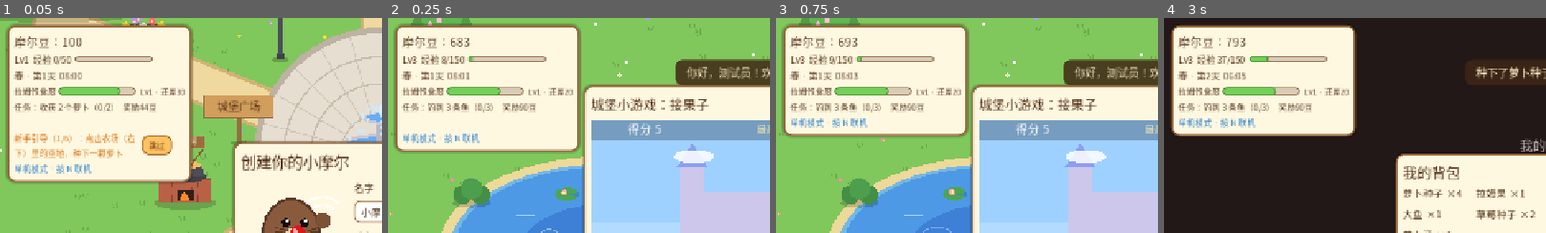
Above: before the commit, frames 1-4 (left to right).
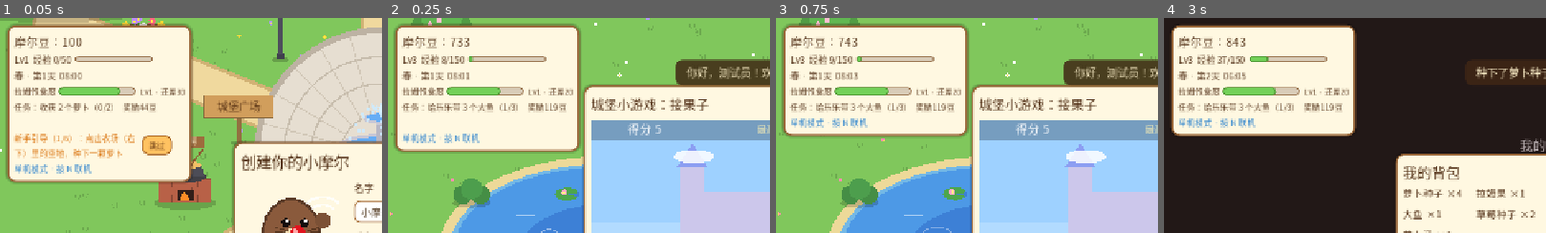
Above: after the commit, the same moments.

Repository: wangchaozhi/mole-town
Game: Godot game, scene res://tests/smoke_test.tscn
Two runs of this game, one before a commit and one after it. Both use one fixed random seed, a clock stepped at 60 frames per second and the inputs below. This scene is started directly instead of the project's main scene.
Inputs (mouse positions are % of the whole screen's width and height, from its top left):
- Up to frame 1 (0.05 s): no input
- Up to frame 2 (0.25 s): no input
- Up to frame 3 (0.75 s): click (10, 94) at 0.52 s; type "12" at 0.6 s
- Up to frame 4 (3 s): tap Enter at 1.25, 1.35 s; move the mouse to (90, 18) at 1.27 s; hold D 1.28-2.03 s; click (90, 18) at 1.42 s; tap Space at 1.52, 1.82, 2.27, 2.57 s; move the mouse to (30, 55) at 2.02 s; hold S 2.03-2.78 s; tap Keypad Enter at 2.1 s; move the mouse to (60, 28) at 2.77 s; hold D from 2.78 s (still down); tap B at 2.85 s
The pictures show only the part of the screen within x 0-50%, y 0-50%; the shares and areas given below are measured in that part.

Frame 1 is identical in both runs. In frame 2, 0.9% of the frame differs, in the area x 10-47%, y 9-44%; in frame 3, 1.0%; in frame 4, 1.0%.

Commit message:
新增做菜任务和送货任务
- 乐乐的任务新增两种：做菜（做 N 份某道菜，只会出现食材已解锁的菜）、送货（带 N 个作物或鱼给她，领奖时交出）
- 任务分布：收获 40%、钓鱼 20%、做菜 20%、送货 20%
- 送货任务进度直接看背包，背包变化时状态栏跟着刷新
- 冒烟测试加入送货任务检查

Co-Authored-By: Claude Opus 5.5 <noreply@anthropic.com>

Diff:
--- a/scripts/game_state.gd
+++ b/scripts/game_state.gd
@@ -208,33 +208,66 @@
 # ---------- 任务 ----------
 
 func new_quest() -> void:
-	if randf() < 0.65:
+	var r := randf()
+	if r < 0.4:
 		var keys: Array = CROPS.keys().filter(func(c): return is_unlocked(c))
 		var pool := mini(keys.size(), 2 + quests_done / 2)
 		var crop: String = keys[randi() % pool]
 		var need := 2 + randi() % 3
 		quest = {"kind": "harvest", "item": crop, "need": need, "have": 0,
 			"reward": int(CROPS[crop]["sell"]) * need + 20}
-	else:
+	elif r < 0.6:
 		var need := 2 + randi() % 2
 		quest = {"kind": "fish", "item": "any", "need": need, "have": 0, "reward": 30 * need}
+	elif r < 0.8:
+		# 做菜任务：只出现在食材已经解锁的菜里
+		var dishes: Array = DISHES.keys().filter(func(d): return _dish_unlocked(d))
+		var dish: String = dishes.pick_random()
+		var need := 1 + randi() % 2
+		quest = {"kind": "cook", "item": dish, "need": need, "have": 0, "reward": int(DISHES[dish]["sell"]) * need + 30}
+	else:
+		# 送货任务：把作物或鱼交给乐乐（领奖时扣掉）
+		var items: Array = CROPS.keys().filter(func(c): return is_unlocked(c)) + ["small_fish", "big_fish"]
+		var item: String = items.pick_random()
+		var need := 2 + randi() % 3
+		quest = {"kind": "deliver", "item": item, "need": need, "have": 0, "reward": roundi(sell_price(item) * need * 1.5) + 20}
 	quest_changed.emit()
 
 
 func quest_done() -> bool:
-	return not quest.is_empty() and int(quest["have"]) >= int(quest["need"])
+	return not quest.is_empty() and quest_have() >= int(quest["need"])
+
+
+## 送货任务直接看背包里有多少，其它任务看累计进度
+func quest_have() -> int:
+	if quest.get("kind", "") == "deliver":
+		return mini(count(str(quest["item"])), int(quest["need"]))
+	return int(quest.get("have", 0))
+
+
+func _dish_unlocked(d: String) -> bool:
+	for k in DISHES[d]["needs"]:
+		if CROPS.has(k) and not is_unlocked(k):
+			return false
+	return true
 
 
 func quest_text() -> String:
 	if quest.is_empty():
 		return "暂无任务"
 	var need := int(quest["need"])
-	var have := int(quest["have"])
+	var have := quest_have()
 	var desc := ""
-	if quest["kind"] == "fish":
-		desc = "钓到 %d 条鱼" % need
-	else:
-		desc = "收获 %d 个%s" % [need, item_name(str(quest["item"]))]
+	var it := item_name(str(quest["item"]))
+	match quest["kind"]:
+		"fish":
+			desc = "钓到 %d 条鱼" % need
+		"cook":
+			desc = "做 %d 份%s" % [need, it]
+		"deliver":
+			desc = "给乐乐带 %d 个%s" % [need, it]
+		_:
+			desc = "收获 %d 个%s" % [need, it]
 	var status := "（完成啦！去找乐乐领奖）" if have >= need else "（%d/%d）" % [have, need]
 	return "%s%s  奖励%d豆" % [desc, status, int(quest["reward"])]
 
@@ -251,6 +284,8 @@
 
 func claim_quest() -> int:
 	var reward := int(quest["reward"])
+	if quest.get("kind", "") == "deliver":
+		remove_item(str(quest["item"]), int(quest["need"]))
 	add_beans(reward)
 	quests_done += 1
 	add_exp(15)
@@ -951,6 +986,7 @@
 		remove_item(k, int(needs[k]))
 	add_item(dish)
 	record("cook", dish)
+	report("cook", dish)
 	add_exp(int(DISHES[dish]["exp"]))
 	return true
 
--- a/scripts/ui.gd
+++ b/scripts/ui.gd
@@ -612,6 +612,7 @@
 
 func _on_inventory_changed() -> void:
 	_refresh_seeds()
+	_refresh_hud()  # 送货任务的进度跟着背包变
 	if bag_panel.visible:
 		_refresh_bag()
 
--- a/tests/smoke_test.gd
+++ b/tests/smoke_test.gd
@@ -143,6 +143,15 @@
 	var r := GameState.claim_quest()
 	check(GameState.beans >= b + r and not GameState.quest_done(), "领取任务奖励并刷新任务")
 
+	GameState.quest = {"kind": "deliver", "item": "corn", "need": 2, "have": 0, "reward": 50}
+	GameState.remove_item("corn", GameState.count("corn"))
+	GameState.add_item("corn", 1)
+	check(not GameState.quest_done(), "送货任务：东西不够时未完成")
+	GameState.add_item("corn", 1)
+	check(GameState.quest_done(), "送货任务：背包里够了就算完成")
+	GameState.claim_quest()
+	check(GameState.count("corn") == 0, "领奖时把东西交给乐乐")
+
 	print("[等级]")
 	GameState.add_exp(GameState.exp_for_level(3) - GameState.player_exp)
 	check(GameState.player_level == 3 and GameState.is_unlocked("pumpkin"), "升到 3 级解锁南瓜")
Not shown, changed: README.md
Not shown, changed: ROADMAP.md
